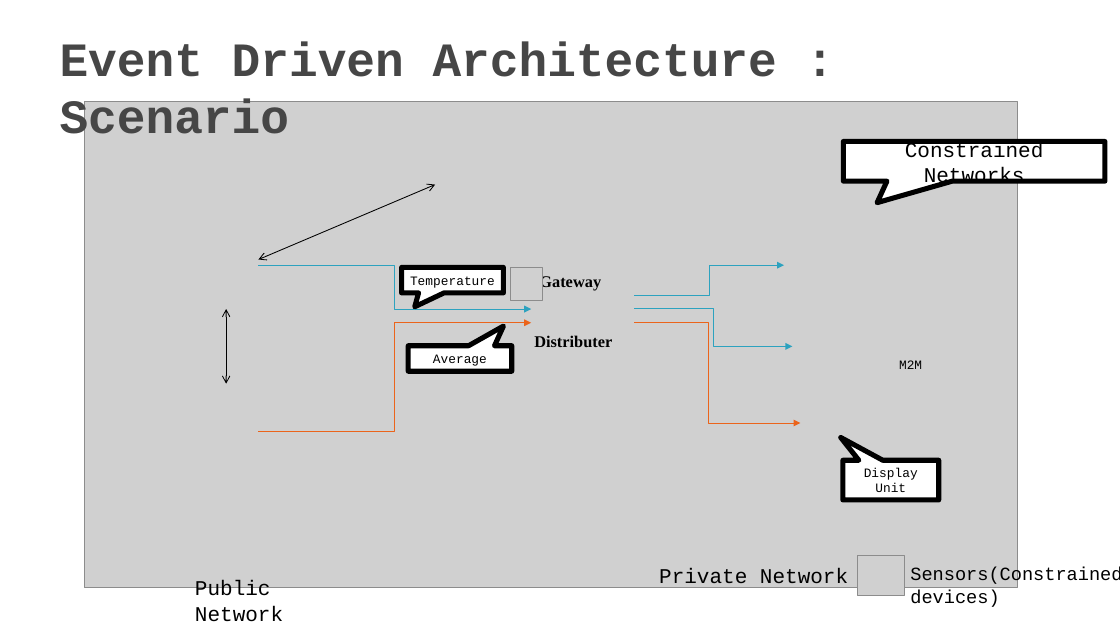
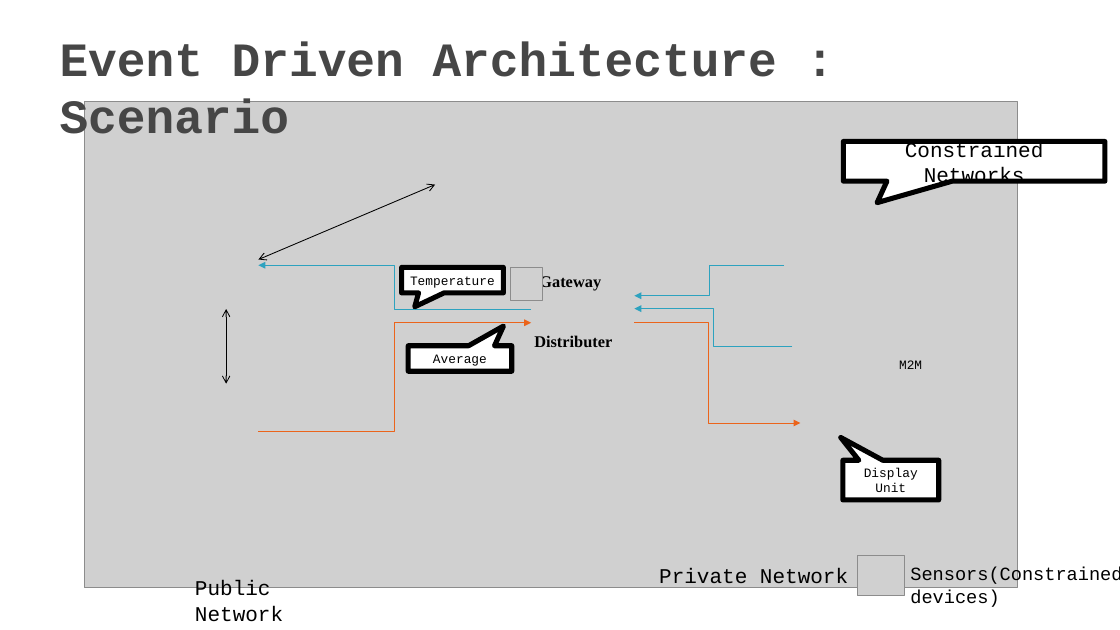
Before and after one commit to dream-lab/iot-school, a slide deck: slide 16 of common/slides/MqttnCoAP.pptx. Drawn at 1120x630 pixels with LibreOffice and Linux fonts; fonts in the diff are those of the drawing; grey boxes stand for pictures. Boxes give left, top, right and bottom in pixels: in the first picture for what was removed or moved away, otherwise in the second. Text is boxed around its words. In the diff, an @@ line names an element or a change of style, - is before the commit and + after.

Commit message:
Add files via upload
Modified ppt

```diff
--- a/common/slides/MqttnCoAP.pptx
+++ b/common/slides/MqttnCoAP.pptx
@@ elbow arrow (531, 309) - (259, 266): arrowheads changed @@
@@ elbow arrow (784, 266) - (634, 296): arrowheads changed @@
@@ elbow arrow (792, 346) - (634, 308): arrowheads changed @@
```
